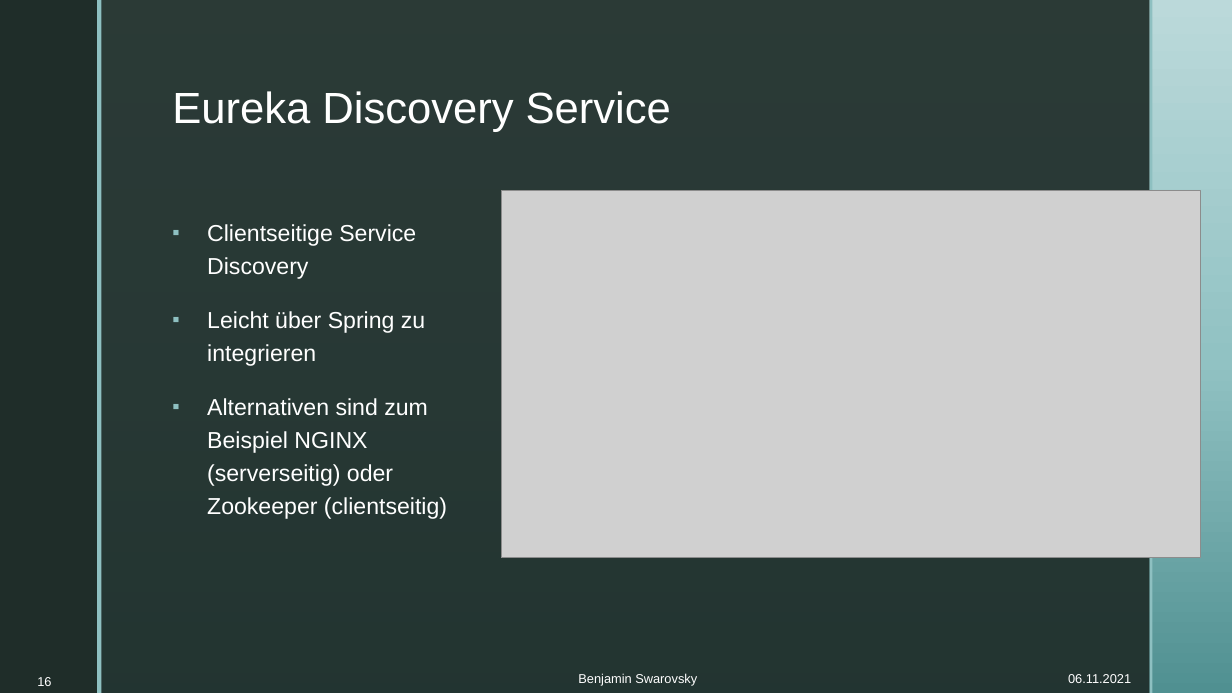
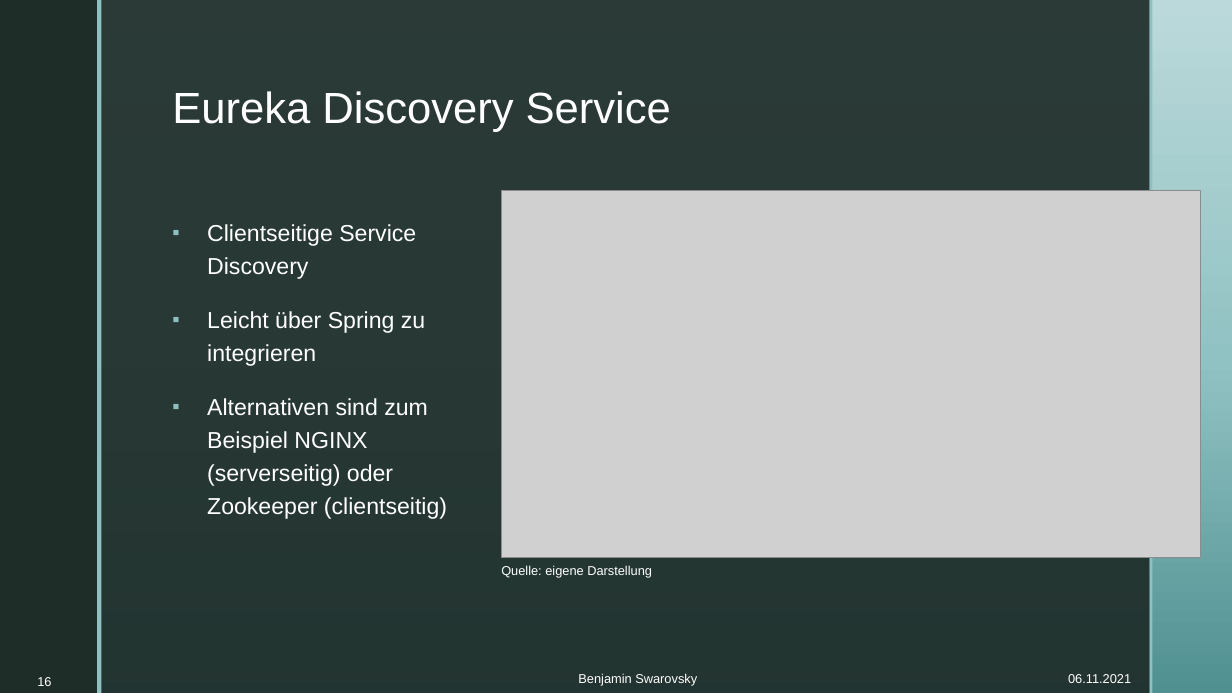
Before and after one commit to BenjaminS01/Abschluss, a slide deck: slide 16 of Vortrag.pptx. Drawn at 1232x693 pixels with LibreOffice and Linux fonts; fonts in the diff are those of the drawing; grey boxes stand for pictures; background and template pictures are left out. Boxes give left, top, right and bottom in pixels: in the first picture for what was removed or moved away, otherwise in the second. Text is boxed around its words. In the diff, an @@ line names an element or a change of style, - is before the commit and + after.

Commit message:
Quellen fertig

```diff
--- a/Vortrag.pptx
+++ b/Vortrag.pptx
@@ text added at bbox=[501, 565, 652, 578], 10 pt, text #FFFFFF @@
+Quelle: eigene Darstellung
```
Also in this commit, not shown: 9 other slides changed, 2 slides added.
